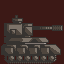
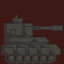
Layers edited between the first and the second 64 x 64 image:
painted on "Clipboard" over left=5, top=16, right=60, bottom=63
painted on "Pasted Layer" over left=40, top=26, right=62, bottom=30
